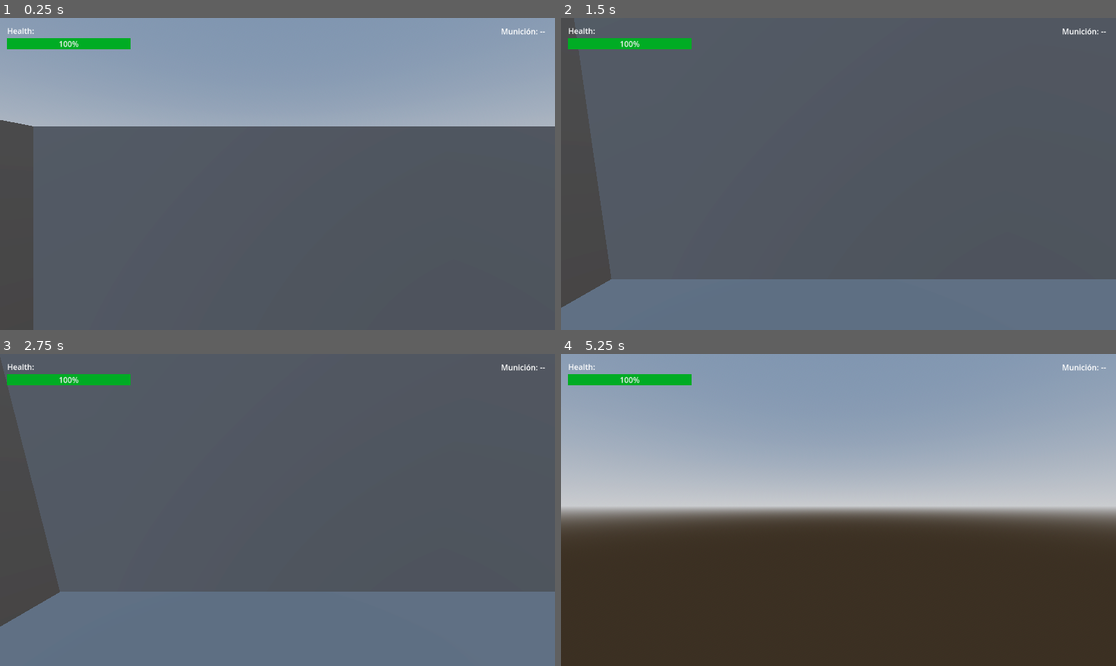
Above: before the commit, frames 1-4 (two rows, left to right).
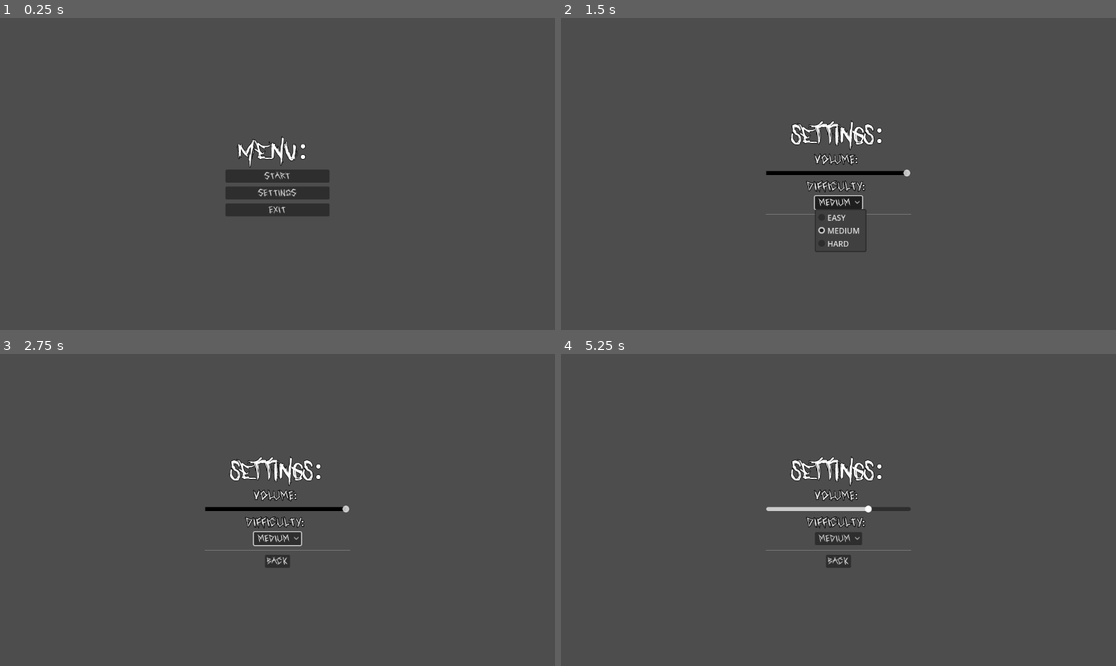
Above: after the commit, the same moments.

Repository: pparjona/Run-
Game: Godot game, scene res://Scenes/MenuUi.tscn
Two runs of this game, one before a commit and one after it. Both use one fixed random seed, a clock stepped at 60 frames per second and the inputs below. Before the commit the project starts from res://Scenes/Game.tscn.
Inputs (mouse positions are in pixels of both pictures, inside the frame that each line leads up to):
- Up to frame 1 (0.25 s): no input
- Up to frame 2 (1.5 s): click (838, 192) at 0.5 s, where only the run after the commit has a clickable "SETTINGS"; click (838, 202) at 1.25 s, where only the run after the commit has a clickable "MEDIUM"
- Up to frame 3 (2.75 s): click (277, 559) at 2 s, where only the run after the commit has a clickable "BACK"
- Up to frame 4 (5.25 s): tap Enter (ui_accept) at 2.75, 3.02, 3.5, 3.77, 4.25, 5 s; move the mouse to (866, 510) at 2.77 s; hold Up (ui_up) from 2.78 s (still down); tap F (freefly) at 2.85 s; click (866, 510) at 2.92 s; move the mouse to (810, 510) at 3.52 s; tap E (pickup) at 3.6 s; move the mouse to (849, 503) at 4.27 s; click (849, 503) at 4.35 s; move the mouse to (832, 516) at 5.02 s; tap Q at 5.1 s; click (832, 516) at 5.17 s

The runs differ from the first frame. In frame 1, 37% of the frame differs, in the area x 0-100%, y 0-64%; in frame 2, 20%; in frame 3, 26%; in frame 4, 97%, in the area x 0-100%, y 0-100%.

Commit message:
MenuUi y Settings
Creado menu de inicio con botones para empezar el juego, moverse a settings y salirse de la aplicación.
Creado settings con barra para el volumen, opciones de dificultad y volver al menu

Diff:
--- /dev/null
+++ b/Scenes/MenuUi.tscn
@@ -0,0 +1,62 @@
+[gd_scene load_steps=5 format=3 uid="uid://goqims14xemp"]
+
+[ext_resource type="Script" uid="uid://bpiyrghsanfmv" path="res://Scripts/MenuUi.gd" id="1_f1v4l"]
+[ext_resource type="FontFile" uid="uid://b563rqedfhe7w" path="res://Textures/Fonts/HelpMe.ttf" id="2_23r57"]
+[ext_resource type="FontFile" uid="uid://do26357pp65jx" path="res://Textures/Fonts/who asks satan.ttf" id="2_uc07g"]
+
+[sub_resource type="LabelSettings" id="LabelSettings_uc07g"]
+font = ExtResource("2_uc07g")
+font_size = 70
+outline_size = 4
+outline_color = Color(8.731843e-06, 8.731842e-06, 8.731842e-06, 1)
+
+[node name="MenuUi" type="CanvasLayer"]
+script = ExtResource("1_f1v4l")
+
+[node name="Background" type="TextureRect" parent="."]
+anchors_preset = -1
+anchor_right = 1.0
+anchor_bottom = 1.005
+offset_bottom = -0.23999023
+
+[node name="MarginContainer" type="MarginContainer" parent="."]
+anchors_preset = 15
+anchor_right = 1.0
+anchor_bottom = 1.0
+grow_horizontal = 2
+grow_vertical = 2
+
+[node name="VBoxContainer" type="VBoxContainer" parent="MarginContainer"]
+layout_mode = 2
+size_flags_horizontal = 4
+size_flags_vertical = 4
+theme_override_constants/separation = 8
+alignment = 1
+
+[node name="MenuLabel" type="Label" parent="MarginContainer/VBoxContainer"]
+layout_mode = 2
+text = "Menu: "
+label_settings = SubResource("LabelSettings_uc07g")
+horizontal_alignment = 1
+
+[node name="StartButton" type="Button" parent="MarginContainer/VBoxContainer"]
+layout_mode = 2
+size_flags_vertical = 3
+theme_override_fonts/font = ExtResource("2_23r57")
+text = "Start"
+
+[node name="SettingButton" type="Button" parent="MarginContainer/VBoxContainer"]
+layout_mode = 2
+size_flags_vertical = 3
+theme_override_fonts/font = ExtResource("2_23r57")
+text = "        SETTINGS        "
+
+[node name="ExitButton" type="Button" parent="MarginContainer/VBoxContainer"]
+layout_mode = 2
+size_flags_vertical = 3
+theme_override_fonts/font = ExtResource("2_23r57")
+text = "EXIT"
+
+[connection signal="pressed" from="MarginContainer/VBoxContainer/StartButton" to="." method="_on_start_button_pressed"]
+[connection signal="pressed" from="MarginContainer/VBoxContainer/SettingButton" to="." method="_on_setting_button_pressed"]
+[connection signal="pressed" from="MarginContainer/VBoxContainer/ExitButton" to="." method="_on_exit_button_pressed"]
--- /dev/null
+++ b/Scenes/Settings.tscn
@@ -0,0 +1,94 @@
+[gd_scene load_steps=8 format=3 uid="uid://dv7qh02nms5t0"]
+
+[ext_resource type="Script" uid="uid://b687oh7w8ydk6" path="res://Scripts/Settings.gd" id="1_4hxq3"]
+[ext_resource type="FontFile" uid="uid://b563rqedfhe7w" path="res://Textures/Fonts/HelpMe.ttf" id="2_yrknh"]
+[ext_resource type="FontFile" uid="uid://do26357pp65jx" path="res://Textures/Fonts/who asks satan.ttf" id="3_w1nw0"]
+
+[sub_resource type="LabelSettings" id="LabelSettings_mjqtt"]
+font = ExtResource("3_w1nw0")
+font_size = 70
+outline_size = 4
+outline_color = Color(0, 0, 0, 1)
+
+[sub_resource type="LabelSettings" id="LabelSettings_ppjuv"]
+font = ExtResource("2_yrknh")
+font_size = 20
+outline_size = 4
+outline_color = Color(0, 0, 0, 1)
+
+[sub_resource type="StyleBoxFlat" id="StyleBoxFlat_4hxq3"]
+bg_color = Color(8.731842e-06, 8.731845e-06, 8.731833e-06, 1)
+
+[sub_resource type="LabelSettings" id="LabelSettings_ipgag"]
+font = ExtResource("2_yrknh")
+font_size = 20
+outline_size = 4
+outline_color = Color(0, 0, 0, 1)
+
+[node name="Settings" type="CanvasLayer"]
+script = ExtResource("1_4hxq3")
+
+[node name="Background" type="TextureRect" parent="."]
+anchors_preset = 15
+anchor_right = 1.0
+anchor_bottom = 1.0
+grow_horizontal = 2
+grow_vertical = 2
+
+[node name="MarginContainer" type="MarginContainer" parent="."]
+anchors_preset = 15
+anchor_right = 1.0
+anchor_bottom = 1.0
+grow_horizontal = 2
+grow_vertical = 2
+
+[node name="VBoxContainer" type="VBoxContainer" parent="MarginContainer"]
+layout_mode = 2
+size_flags_horizontal = 4
+size_flags_vertical = 4
+theme_override_constants/separation = 8
+alignment = 1
+
+[node name="SettingsLabel" type="Label" parent="MarginContainer/VBoxContainer"]
+layout_mode = 2
+size_flags_horizontal = 4
+text = "Settings:"
+label_settings = SubResource("LabelSettings_mjqtt")
+horizontal_alignment = 1
+
+[node name="VolumeLabel" type="Label" parent="MarginContainer/VBoxContainer"]
+layout_mode = 2
+size_flags_horizontal = 4
+text = "Volume: "
+label_settings = SubResource("LabelSettings_ppjuv")
+
+[node name="VolumeSlider" type="HSlider" parent="MarginContainer/VBoxContainer"]
+custom_minimum_size = Vector2(300, 16)
+layout_mode = 2
+size_flags_vertical = 4
+theme_override_styles/grabber_area = SubResource("StyleBoxFlat_4hxq3")
+step = 0.01
+value = 50.0
+
+[node name="DifficultyLabel" type="Label" parent="MarginContainer/VBoxContainer"]
+layout_mode = 2
+size_flags_horizontal = 4
+text = "DIFFICULTY: "
+label_settings = SubResource("LabelSettings_ipgag")
+
+[node name="DifficultButton" type="OptionButton" parent="MarginContainer/VBoxContainer"]
+layout_mode = 2
+size_flags_horizontal = 4
+size_flags_vertical = 4
+theme_override_fonts/font = ExtResource("2_yrknh")
+
+[node name="HSeparator" type="HSeparator" parent="MarginContainer/VBoxContainer"]
+layout_mode = 2
+
+[node name="BackButton" type="Button" parent="MarginContainer/VBoxContainer"]
+layout_mode = 2
+size_flags_horizontal = 4
+size_flags_vertical = 4
+theme_override_fonts/font = ExtResource("2_yrknh")
+text = "BACK"
+expand_icon = true
--- a/Scripts/GameManager.gd
+++ b/Scripts/GameManager.gd
@@ -5,8 +5,9 @@
 var state: GameState = GameState.MENU
 
 # Rutas de escenas principales (se usarán más adelante)
-const MAIN_MENU_SCENE := "res://Scenes/MainMenu.tscn"
+const MAIN_MENU_SCENE := "res://Scenes/MenuUi.tscn"
 const GAME_SCENE      := "res://Scenes/Game.tscn"
+const SETTINGS_SCENE  := "res://Scenes/Settings.tscn"
 const END_SCENE       := "res://Scenes/EndScreen.tscn"
 
 # Ejemplo de datos globales que pueden interesar
@@ -37,10 +38,11 @@
 func start_game() -> void:
 	_change_scene(GAME_SCENE, GameState.PLAYING)
 
+func goto_settings() -> void:
+	_change_scene(SETTINGS_SCENE, GameState.MENU)
 
 func game_over() -> void:
 	_change_scene(END_SCENE, GameState.GAME_OVER)
-
 
 func game_won() -> void:
 	_change_scene(END_SCENE, GameState.VICTORY)
--- /dev/null
+++ b/Scripts/MenuUi.gd
@@ -0,0 +1,21 @@
+extends CanvasLayer
+
+@onready var start_button: Button = $MarginContainer/VBoxContainer/StartButton
+@onready var settings_button: Button = $MarginContainer/VBoxContainer/SettingButton
+@onready var exit_button: Button = $MarginContainer/VBoxContainer/ExitButton
+
+
+func _ready() -> void:
+	GameManager.state = GameManager.GameState.MENU
+
+
+func _on_start_button_pressed() -> void:
+	GameManager.start_game()
+
+
+func _on_setting_button_pressed() -> void:
+	GameManager.goto_settings()
+
+
+func _on_exit_button_pressed() -> void:
+	get_tree().quit()
--- /dev/null
+++ b/Scripts/Settings.gd
@@ -0,0 +1,53 @@
+extends CanvasLayer
+
+@onready var volume_slider: HSlider = $MarginContainer/VBoxContainer/VolumeSlider
+@onready var difficulty_button: OptionButton = $MarginContainer/VBoxContainer/DifficultButton
+@onready var back_button: Button = $MarginContainer/VBoxContainer/BackButton
+
+
+func _ready() -> void:
+	# Inicializar dificultad
+	_setup_difficulty_options()
+	# Sincronizar con el valor actual del GameManager
+	difficulty_button.selected = clamp(GameManager.difficulty, 0, difficulty_button.item_count - 1)
+
+	# Inicializar slider de volumen
+	volume_slider.min_value = 0.0
+	volume_slider.max_value = 1.0
+	volume_slider.step = 0.01
+	volume_slider.value = clamp(GameManager.master_volume, 0.0, 1.0)
+	_apply_volume(volume_slider.value)
+
+	# Conectar señales
+	volume_slider.value_changed.connect(_on_volume_changed)
+	difficulty_button.item_selected.connect(_on_difficulty_selected)
+	back_button.pressed.connect(_on_back_pressed)
+
+
+func _setup_difficulty_options() -> void:
+	difficulty_button.clear()
+	difficulty_button.add_item("EASY", 0)
+	difficulty_button.add_item("MEDIUM", 1)
+	difficulty_button.add_item("HARD", 2)
+
+
+func _on_difficulty_selected(index: int) -> void:
+	# index coincide con el id que hemos puesto (0,1,2)
+	GameManager.difficulty = index
+	print("Difficulty changed to: ", difficulty_button.get_item_text(index))
+
+
+func _on_volume_changed(value: float) -> void:
+	GameManager.master_volume = value
+	_apply_volume(value)
+
+
+func _apply_volume(value: float) -> void:
+	# Aplica el volumen al bus Master (aunque aún no tengas música, esto ya funciona)
+	var bus := AudioServer.get_bus_index("Master")
+	var db := linear_to_db(value) if value > 0.0 else -80.0
+	AudioServer.set_bus_volume_db(bus, db)
+
+
+func _on_back_pressed() -> void:
+	GameManager.goto_menu()
--- a/project.godot
+++ b/project.godot
@@ -11,7 +11,7 @@
 [application]
 
 config/name="Run!"
-run/main_scene="uid://ba4m0xgo5l8jw"
+run/main_scene="uid://goqims14xemp"
 config/features=PackedStringArray("4.5", "Forward Plus")
 
 [autoload]
Not shown, added: Scripts/MenuUi.gd.uid
Not shown, added: Scripts/Settings.gd.uid
Binary file added: Textures/Fonts/HelpMe.ttf
Not shown, added: Textures/Fonts/HelpMe.ttf.import
Binary file added: Textures/Fonts/who asks satan.ttf
Not shown, added: Textures/Fonts/who asks satan.ttf.import
